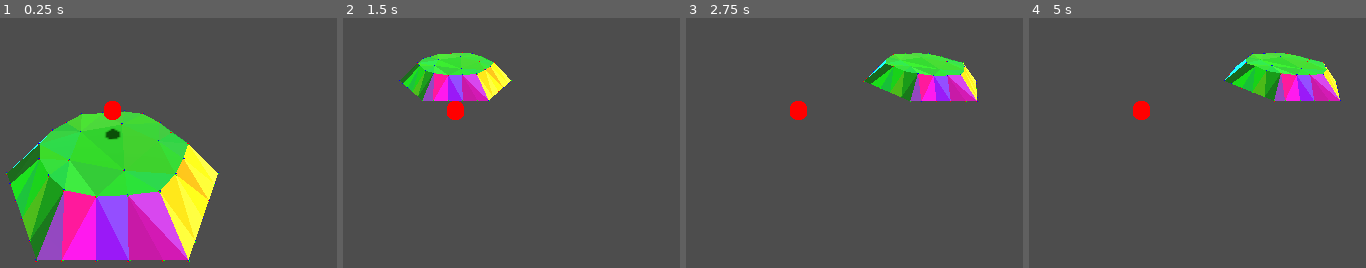
Above: before the commit, frames 1-4 (left to right).
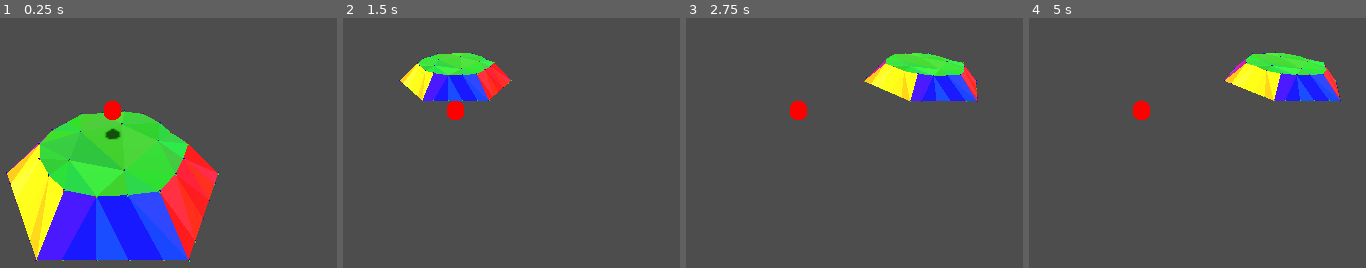
Above: after the commit, the same moments.

Repository: vincentwoelfer/hex
Game: Godot game, scene res://scenes/TestScene.tscn
Same seed, same stepped clock (60 frames per second), same inputs: the game is played once before the commit and once after it.
Inputs (mouse positions are in pixels of both pictures, inside the frame that each line leads up to):
- Up to frame 1 (0.25 s): no input
- Up to frame 2 (1.5 s): tap Enter at 0.5 s; move the mouse to (632, 88) at 0.52 s; hold S (move_cam_backward) 0.53-1.28 s; move the mouse to (outside the picture) at 1.27 s; tap W (move_cam_forward) at 1.35 s
- Up to frame 3 (2.75 s): move the mouse to (outside the picture) at 2.02 s; hold A (move_cam_left) from 2.03 s (still down)
- Up to frame 4 (5 s): move the mouse to (1103, 200) at 2.77 s; release A (move_cam_left) at 2.78 s; tap D (move_cam_right) at 2.85 s; move the mouse to (outside the picture) at 3.52 s; hold Q (rotate_cam_left) 3.53-4.28 s; move the mouse to (outside the picture) at 4.27 s; tap E (rotate_cam_right) at 4.35 s

The runs differ from the first frame. In frame 1, 19% of the frame differs, in the area x 1-65%, y 38-98%; in frame 2, 3.5%; in frame 3, 3.5%; in frame 4, 3.5%.

Commit message:
Fix small bug

Diff:
--- a/src/HexGeometry.gd
+++ b/src/HexGeometry.gd
@@ -82,14 +82,22 @@
 		verts_center_packed.append(Utility.toVec2(v))
 	var indices: PackedInt32Array = Geometry2D.triangulate_delaunay(verts_center_packed)
 
+	var n_inner := verts_inner.size()
+
 	for i in range(0, indices.size(), 3):
 		var i1 := indices[i]
 		var i2 := indices[i + 1]
 		var i3 := indices[i + 2]
 
-		var p1 := verts_inner[i1] if i1 < verts_inner.size() else verts_center[i1 - verts_inner.size()]
-		var p2 := verts_inner[i2] if i2 < verts_inner.size() else verts_center[i2 - verts_inner.size()]
-		var p3 := verts_inner[i3] if i3 < verts_inner.size() else verts_center[i3 - verts_inner.size()]
+		# This is a super ugly hack which only slightly works more than not having it:
+		# Prevent triangles from being created when the inner-circle becomes concave at some point due to random variations.
+		# This hacky and only works if we have center points and can assume that every triangle should contain a center point!
+		if HexConst.extra_verts_per_center > 4 and i1 < n_inner and i2 < n_inner and i3 < n_inner:
+			continue
+
+		var p1 := verts_inner[i1] if i1 < n_inner else verts_center[i1 - n_inner]
+		var p2 := verts_inner[i2] if i2 < n_inner else verts_center[i2 - n_inner]
+		var p3 := verts_inner[i3] if i3 < n_inner else verts_center[i3 - n_inner]
 
 		triangles.append(Triangle.new(p1, p2, p3, Utility.randColorVariation(col, 0.05)))
 
@@ -114,7 +122,14 @@
 		var n2 := j + 3 + HexConst.extra_verts_per_side
 
 		while i < n1 or j < n2:
-			if j == n2 or (i < n1 and Utility.getAngleToVec3(verts_inner[i % size_inner]) <= Utility.getAngleToVec3(verts_outer[j % size_outer])):
+			# The commented out code is uses the actual angles but suffer from the non-continuoum between 0 <-> 2*Pi
+			# The used code just estimates the "angles" (not even in radians, starting from 0 for each side) to have them in relation to each other
+			# var angle_inner := Utility.getAngleToVec3(verts_inner[i % size_inner])
+			# var angle_outer := Utility.getAngleToVec3(verts_outer[j % size_outer])
+			var angle_inner := (i % size_inner) / (1.0 + HexConst.extra_verts_per_side)
+			var angle_outer := (j % size_outer) / (3.0 + HexConst.extra_verts_per_side)
+
+			if j == n2 or (i < n1 and angle_inner <= angle_outer):
 				triangles.append(Triangle.new(verts_inner[i % size_inner], verts_outer[j % size_outer], verts_inner[(i + 1) % size_inner], Utility.randColorVariation(col)))
 				i += 1
 			else:
@@ -125,17 +140,12 @@
 func generateCenterPoints(num: int) -> Array[Vector3]:
 	var points: Array[Vector3] = []
 
-	# Add the center point if there's room
-	# if num >= 1:
-	# 	points.append(Vector3(0, 0, 0))
-	# 	num -= 1
+	# Adjust to ensure points stay within the hexagon
+	var ring_radius := HexConst.inner_radius * 0.6
 
-	# For the remaining points, distribute along the first ring
-	if num > 0:
-		# Adjust to ensure points stay within the hexagon
-		var ring_radius := HexConst.inner_radius * 0.6
-		for i in range(num):
-			var angle := 2 * PI * i / num
-			points.append(Utility.vec3FromRadiusAngle(ring_radius, angle))
+	# Distribute along the first ring
+	for i in range(num):
+		var angle := TAU * i / num
+		points.append(Utility.vec3FromRadiusAngle(ring_radius, angle))
 
 	return points
--- a/src/Utility.gd
+++ b/src/Utility.gd
@@ -16,12 +16,13 @@
 
 static func getDistincHexColor(i: int) -> Color:
 	assert(i >= 0 and i <= 5)
-	if i == 0: return Color.ORANGE
-	if i == 1: return Color.DARK_MAGENTA
-	if i == 2: return Color.DARK_GREEN
-	if i == 3: return Color.AQUA
-	if i == 4: return Color.RED
-	if i == 5: return Color.MEDIUM_BLUE
+	if i == 0: return Color.RED
+	if i == 1: return Color.MEDIUM_BLUE
+	if i == 2: return Color.ORANGE
+	if i == 3: return Color.DARK_MAGENTA
+	if i == 4: return Color.DARK_GREEN
+	if i == 5: return Color.AQUA
+
 	return Color.BLACK
 
 static func vec3FromRadiusAngle(r: float, angle: float) -> Vector3:
